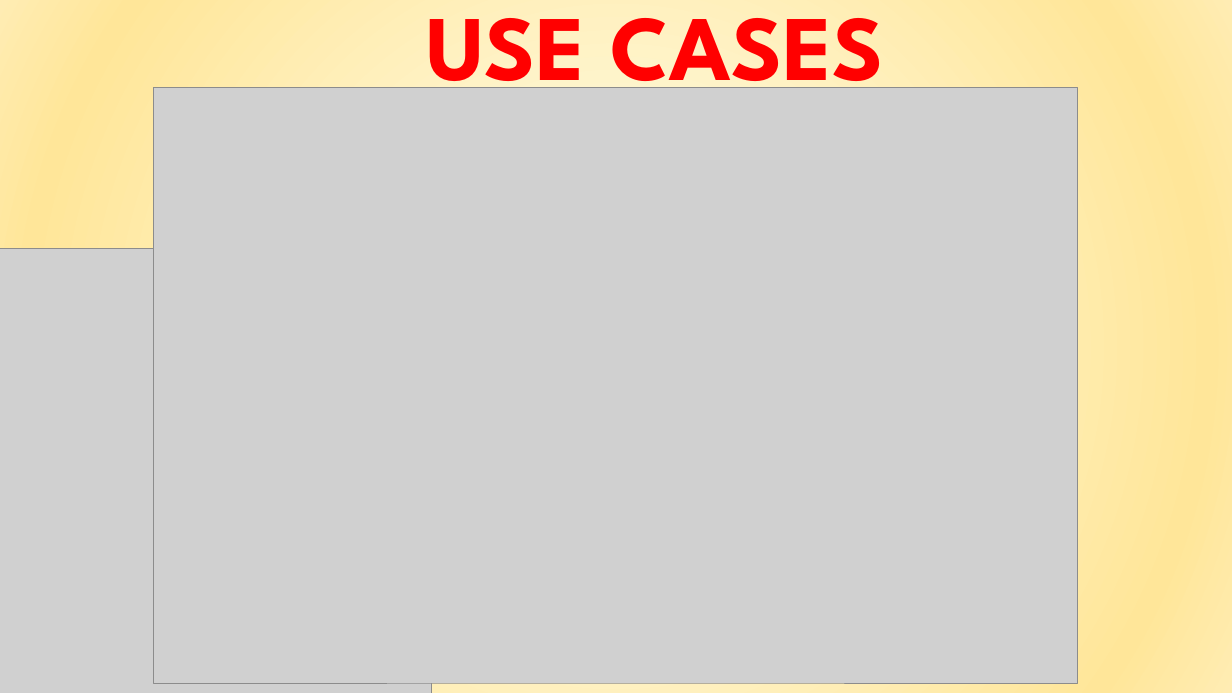
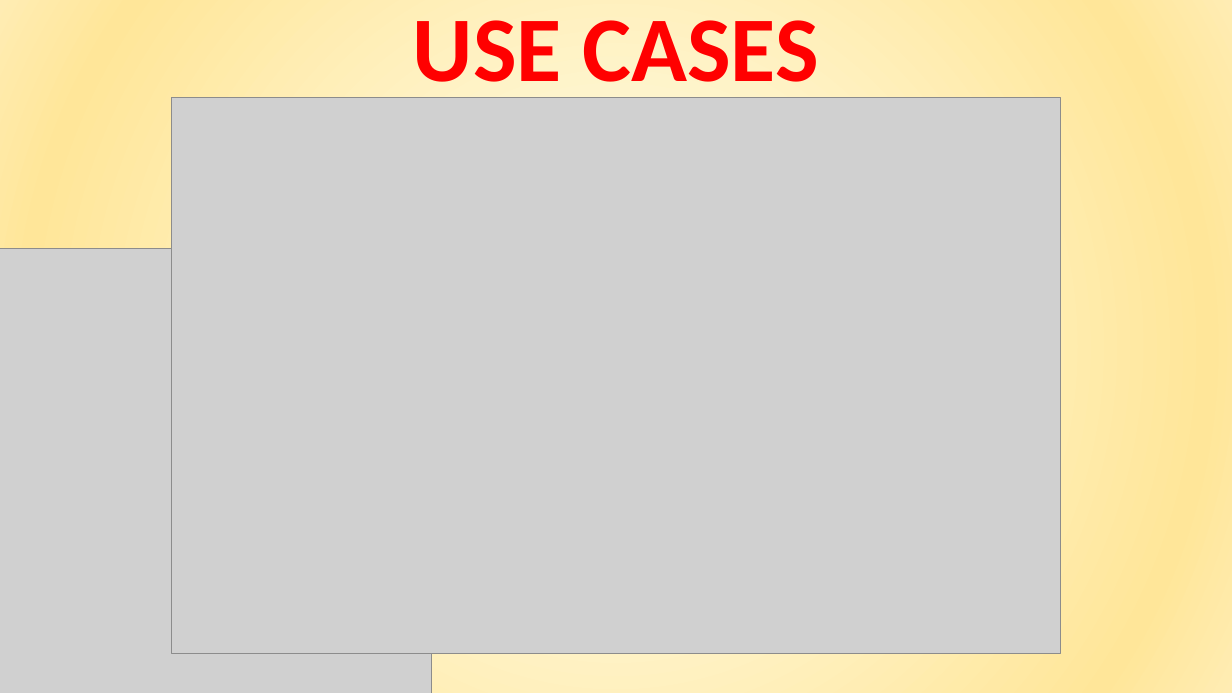
Before and after one commit to giuseppemanzi/manzinicolini, a slide deck: slide 12 of All/final presentation/Final presentation.pptx. Drawn at 1232x693 pixels with LibreOffice and Linux fonts; fonts in the diff are those of the drawing; grey boxes stand for pictures. Boxes give left, top, right and bottom in pixels: in the first picture for what was removed or moved away, otherwise in the second. Text is boxed around its words. In the diff, an @@ line names an element or a change of style, - is before the commit and + after.

```diff
--- a/All/final presentation/Final presentation.pptx
+++ b/All/final presentation/Final presentation.pptx
@@ text "USE CASES": place and size @@
-text "USE CASES" at (426, 18, 884, 108)
+text "USE CASES" at (413, 20, 819, 104)
@@ text "USE CASES" at (413, 20, 819, 104): font League Spartan to Calibri @@
@@ picture: place and size @@
-picture at (153, 88, 1079, 683)
+picture at (172, 98, 1061, 653)
```
Also in this commit, not shown: 16 other slides changed, 12 slides added, 6 slides removed, 10 other files.
